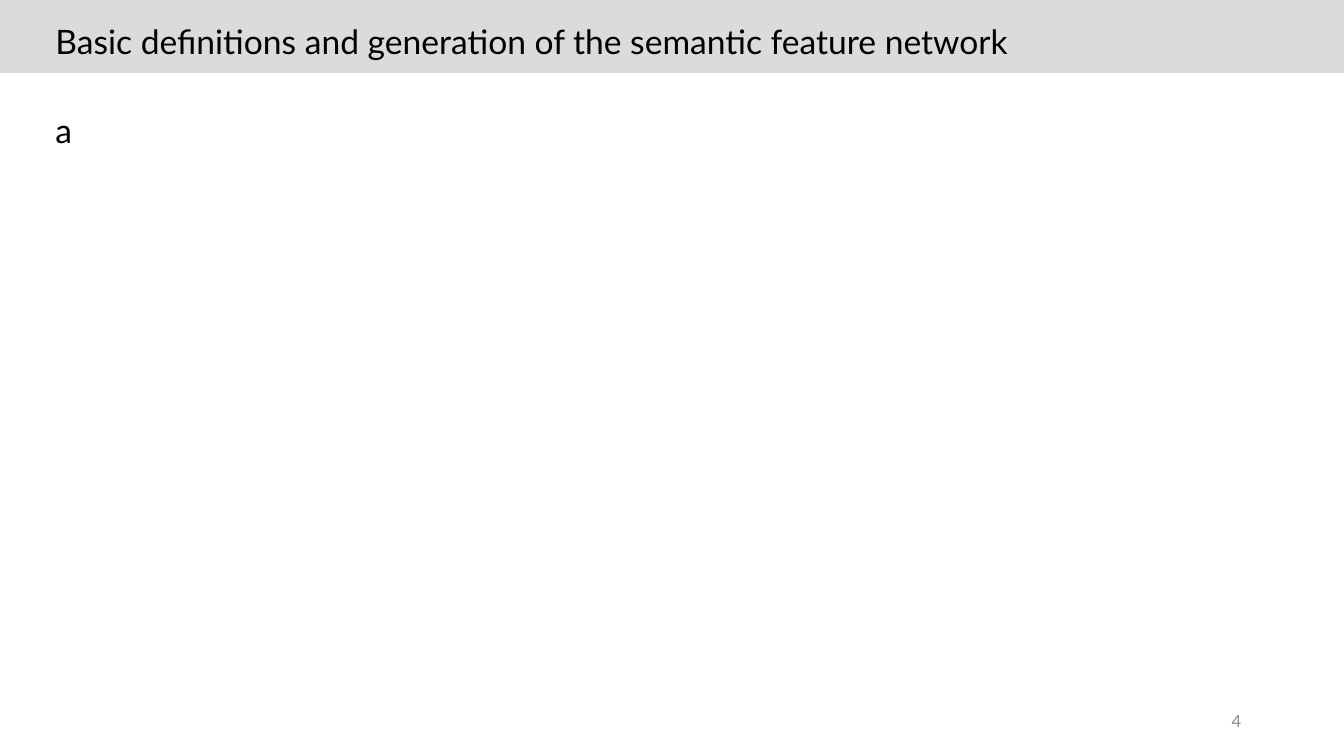
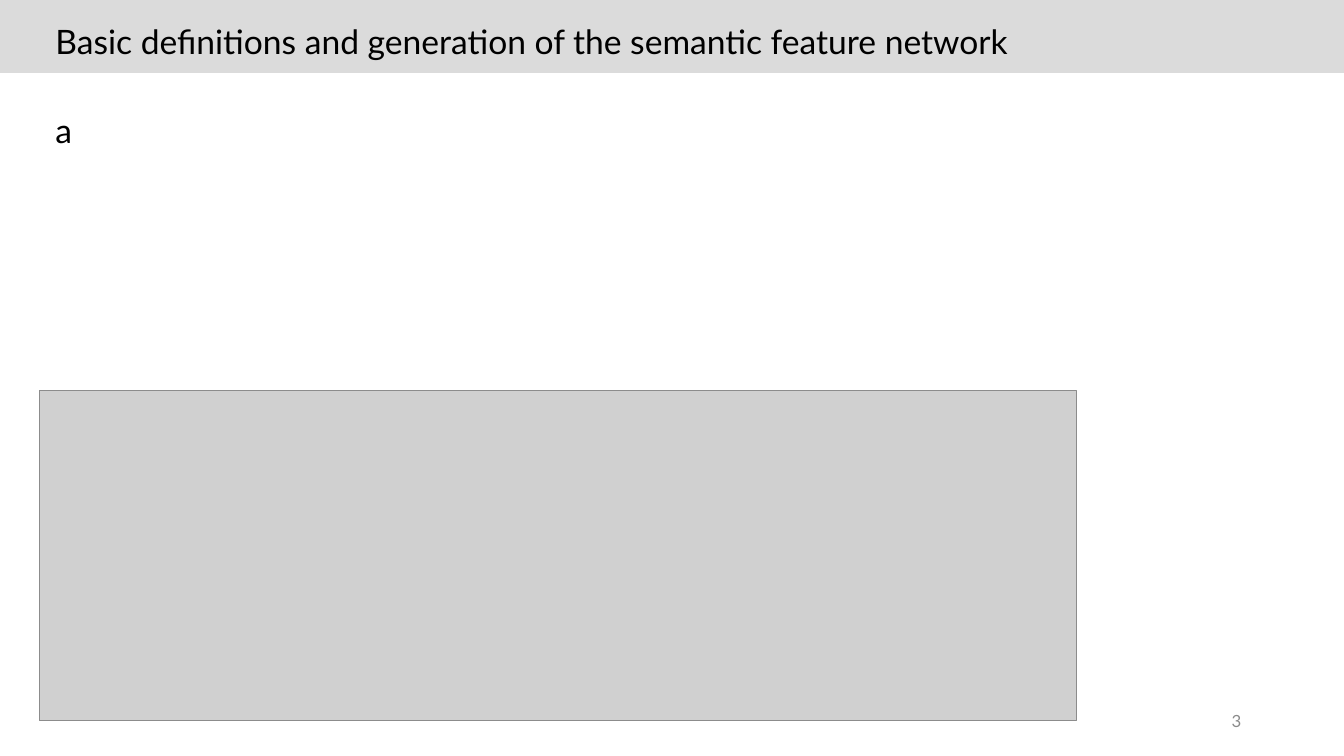
Before and after one commit to JoTsuchi22/lab_share, a slide deck: slide 3 of 文献紹介/20220608/文献調査_土山雄飛_20220608.pptx (slide 4 before the commit). Drawn at 1344x756 pixels with LibreOffice and Linux fonts; fonts in the diff are those of the drawing; grey boxes stand for pictures. Boxes give left, top, right and bottom in pixels: in the first picture for what was removed or moved away, otherwise in the second. Text is boxed around its words. In the diff, an @@ line names an element or a change of style, - is before the commit and + after.

```diff
--- a/文献紹介/20220608/文献調査_土山雄飛_20220608.pptx
+++ b/文献紹介/20220608/文献調査_土山雄飛_20220608.pptx
@@ picture added at (x1=39, y1=390, x2=1077, y2=721) @@
@@ page number at (x1=1232, y1=715, x2=1242, y2=727): text changed @@
-4
+3
```
Also in this commit, not shown: 1 other slide changed, 1 slide removed, 3 other files.
